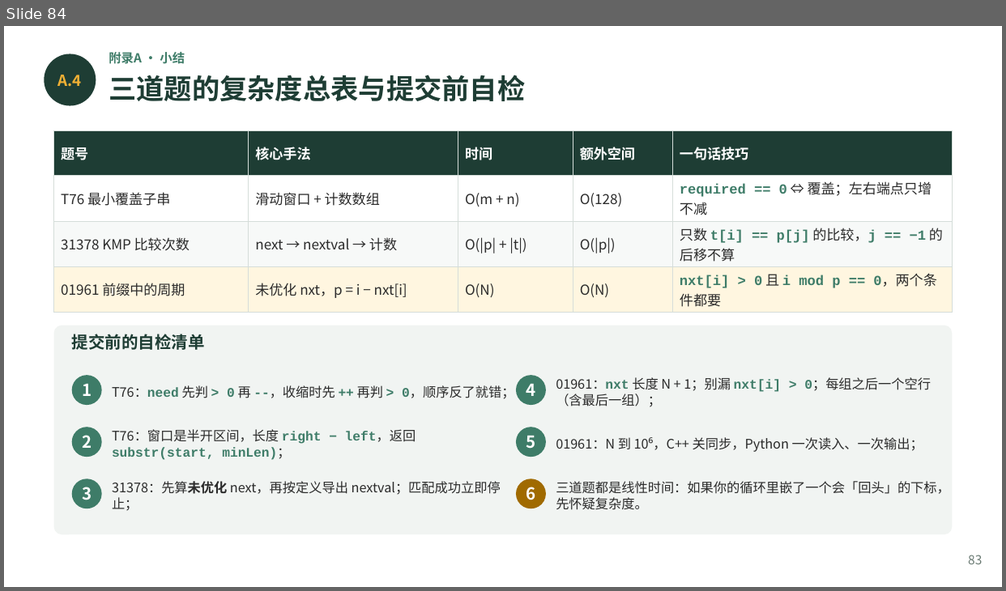
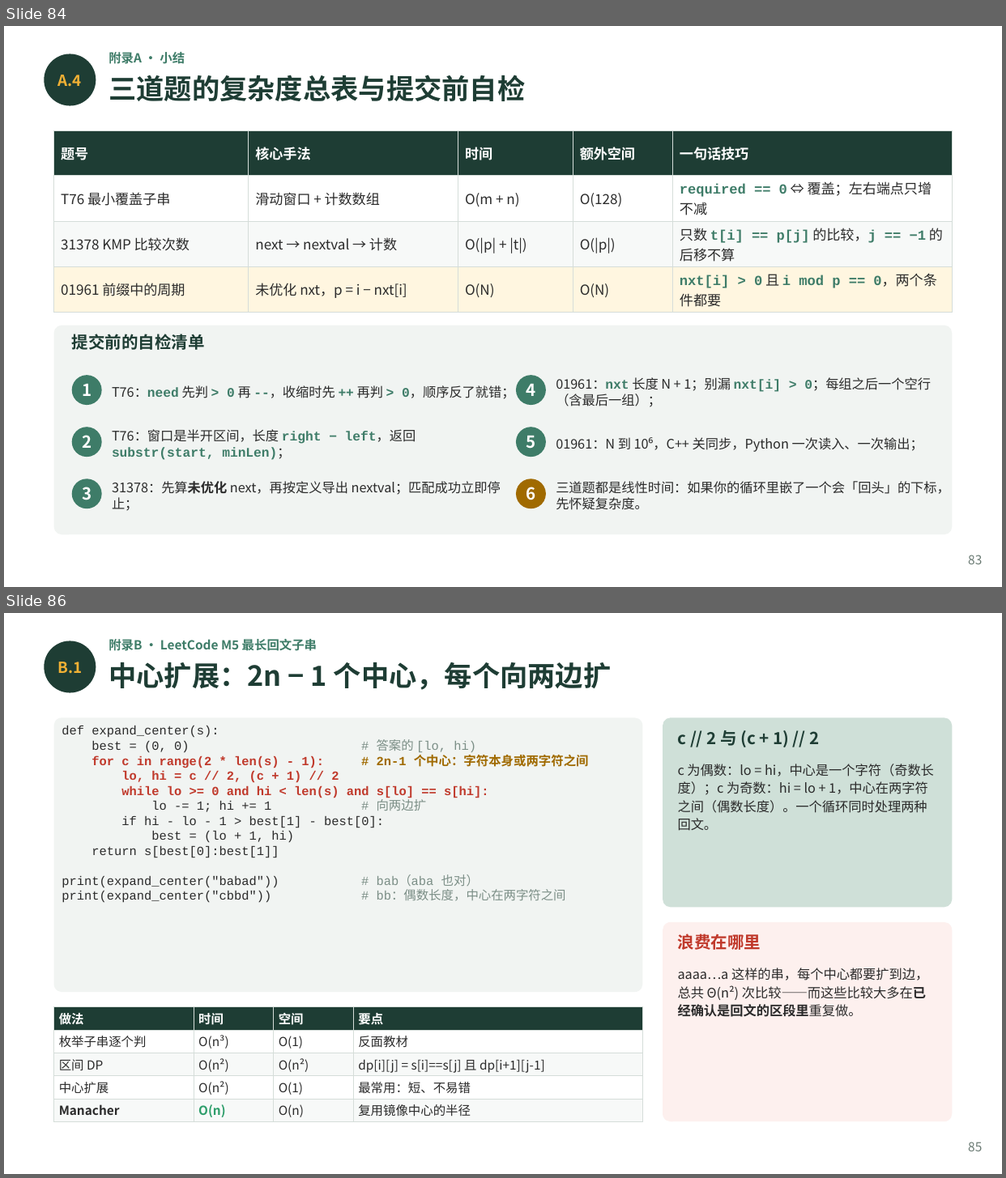
Before and after one commit to GMyhf/2026fall-cs201, a slide deck: courseware/202609_DSA_04_String.pptx. Shown one above the other, each under a label of ours: slide 84 before the commit, slides 84 and 86 after it; the slides between them are not shown. The pictures are 1006x591 and 1006x1178 pixels, drawn with LibreOffice and Linux fonts; fonts in the diff are those of the drawing. Boxes give left, top, right and bottom in pixels: in the first picture for what was removed or moved away, otherwise in the second. Text is boxed around its words. In the diff, an @@ line names an element or a change of style, - is before the commit and + after.

```diff
--- a/courseware/202609_DSA_04_String.pptx
+++ b/courseware/202609_DSA_04_String.pptx
@@ slide 86 added at bbox=[4, 613, 1002, 1174], background #FFFFFF @@
@@ ellipse added at bbox=[44, 641, 96, 693], fill #1E3D34 @@
@@ text added at bbox=[108, 639, 317, 651], 9 pt, text #3E7C68, bold @@
+附录B · LeetCode M5 最长回文子串
@@ text added at bbox=[57, 662, 82, 673], 11 pt, text #F2B134, bold @@
+B.1
@@ text added at bbox=[108, 662, 612, 690], 20 pt, text #1E3D34, bold @@
+中心扩展：2n − 1 个中心，每个向两边扩
@@ rounded rectangle added at bbox=[54, 717, 642, 992], fill #F1F4F2 @@
@@ text added at bbox=[62, 726, 589, 901], 9 pt, text #2B2B2B @@
+def expand_center(s):
+best = (0, 0) # 答案的 [lo, hi)
+for c in range(2 * len(s) - 1): # 2n-1 个中心：字符本身或两字符之间
+lo, hi = c // 2, (c + 1) // 2
+while lo >= 0 and hi < len(s) and s[lo] == s[hi]:
+lo -= 1; hi += 1 # 向两边扩
+if hi - lo - 1 > best[1] - best[0]:
+best = (lo + 1, hi)
+return s[best[0]:best[1]]
+print(expand_center("babad")) # bab（aba 也对）
+print(expand_center("cbbd")) # bb：偶数长度，中心在两字符之间
@@ rounded rectangle added at bbox=[663, 717, 952, 907], fill #CFE0D8 @@
@@ text added at bbox=[678, 730, 820, 747], 12 pt, text #1E3D34, bold @@
+c // 2 与 (c + 1) // 2
@@ text added at bbox=[678, 764, 934, 831], 9.5 pt, text #2B2B2B @@
+c 为偶数：lo = hi，中心是一个字符（奇数长度）；c 为奇数：hi = lo + 1，中心在两字符之间（偶数长度）。一个循环同时处理两种回文。
@@ rounded rectangle added at bbox=[663, 922, 952, 1122], fill #FDF0EE @@
@@ text added at bbox=[678, 934, 761, 950], 12 pt, text #C0392B, bold @@
+浪费在哪里
@@ text added at bbox=[678, 968, 928, 1017], 9.5 pt, text #2B2B2B @@
+aaaa…a 这样的串，每个中心都要扩到边，总共 Θ(n²) 次比较——而这些比较大多在已经确认是回文的区段里重复做。
@@ table added at bbox=[54, 1007, 642, 1121], 5 rows, 4 columns @@
+做法 | 时间 | 空间 | 要点
+枚举子串逐个判 | O(n³) | O(1) | 反面教材
+区间 DP | O(n²) | O(n²) | dp[i][j] = s[i]==s[j] 且 dp[i+1][j-1]
+中心扩展 | O(n²) | O(1) | 最常用：短、不易错
+Manacher | O(n) | O(n) | 复用镜像中心的半径
@@ text added at bbox=[968, 1142, 982, 1152], 9 pt, text #6B7B74 @@
+85
```
Also in this commit, not shown: 2 slides changed, 3 other slides added, 2 other files.
